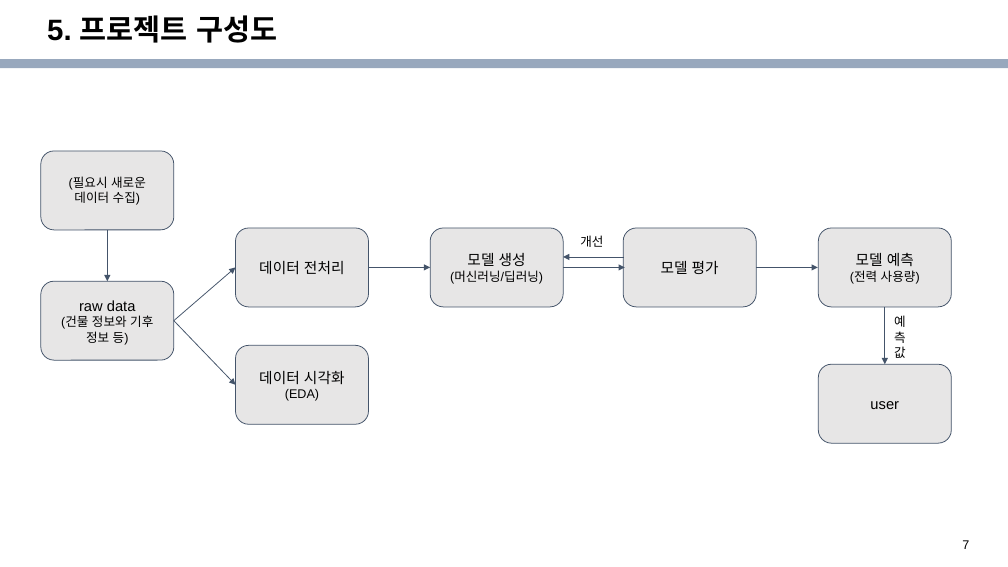
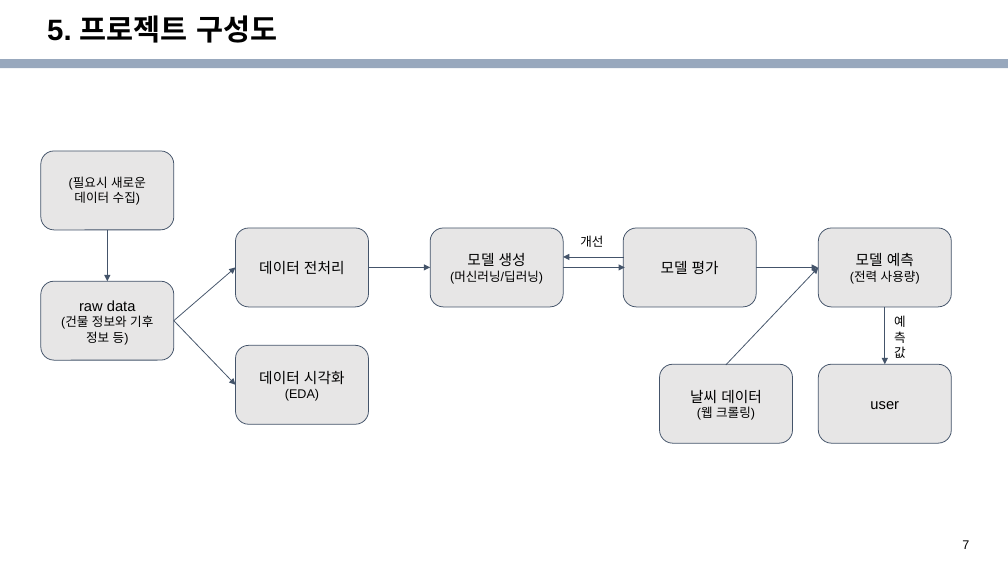
Before and after one commit to knudatascientists/Team3_stair, a slide deck: slide 7 of 3조 프로젝트 계획서.pptx. Drawn at 1008x567 pixels with LibreOffice and Linux fonts; fonts in the diff are those of the drawing; background and template pictures are left out. Boxes give left, top, right and bottom in pixels: in the first picture for what was removed or moved away, otherwise in the second. Text is boxed around its words. In the diff, an @@ line names an element or a change of style, - is before the commit and + after.

```diff
--- a/3조 프로젝트 계획서.pptx
+++ b/3조 프로젝트 계획서.pptx
@@ arrow added from (726, 365) to (818, 268), #44546A 0.75 pt @@
@@ rounded rectangle added at (x1=659, y1=364, x2=792, y2=443), fill #E7E6E6, outline #44546A 0.75 pt, 12 pt, text #000000 @@
+날씨 데이터
+(웹 크롤링)
```
Also in this commit, not shown: 6 other slides changed.
